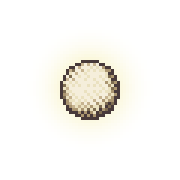
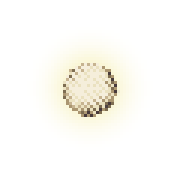
Layer changes from the first 180x180 image to the second:
painted on "Layer" over [60,60,120,120]
